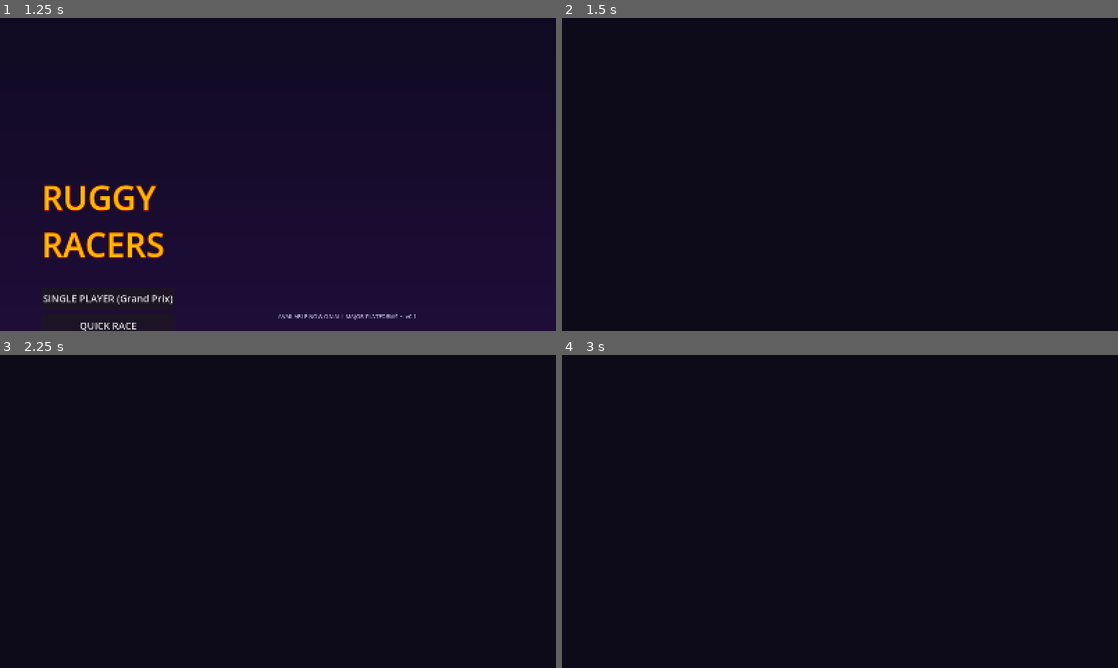
Above: before the commit, frames 1-4 (two rows, left to right).
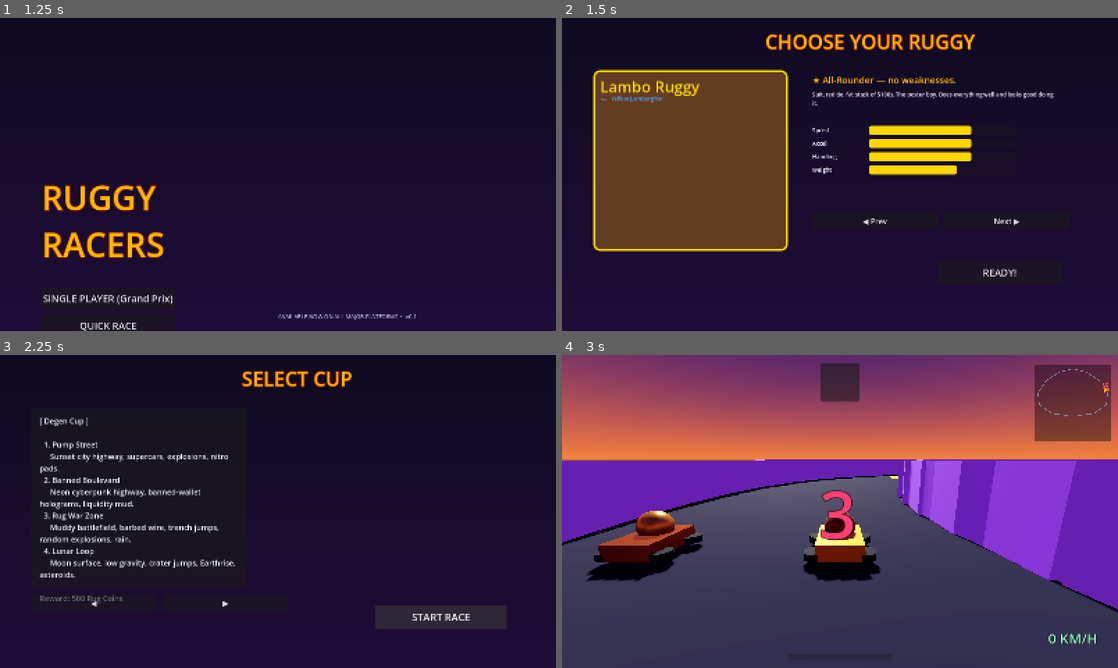
Above: after the commit, the same moments.

Repository: ehood34/Ruggy.Sol
Game: Godot game, scene res://scenes/ui/Boot.tscn
The game is run twice, just before and just after one commit, with the same random seed, the same clock (stepped at 60 frames per second) and the same inputs.
Inputs (mouse positions are in pixels of both pictures, inside the frame that each line leads up to):
- Up to frame 1 (1.25 s): tap Enter at 0.5 s; move the mouse to (400, 158) at 0.52 s
- Up to frame 2 (1.5 s): click "SINGLE PLAYER (Grand Prix)" at 1.25 s
- Up to frame 3 (2.25 s): click (439, 608) at 2 s, where only the run after the commit has a clickable "READY!"
- Up to frame 4 (3 s): click (1001, 617) at 2.75 s, where only the run after the commit has a clickable "START RACE"

Frame 1 is identical in both runs. In frame 2, 52% of the frame differs, in the area x 0-100%, y 4-100%; in frame 3, 29%; in frame 4, 98%, in the area x 0-100%, y 0-100%.
Error before the commit: Parse Error: Cannot infer the type of "rid" variable because the value doesn't have a set type. (res://scripts/ui/CharacterSelect.gd:123)

Commit message:
Fix Godot 4.3+ parse errors and the track build-order crash
Validated against Godot 4.3 headless (clean import + clean race/menu runs):

- GDScript strict typing: replaced ':=' inference with explicit types or
  plain '=' wherever the right-hand side is a Variant (dictionary/array
  indexing, .keys()[], untyped returns, max()->Variant). These were hard
  parse errors in 4.x and prevented every dependent script from loading.

- Track build-order crash (the actual runtime failure): TrackBuilder ran in
  its own _ready() and called get_parent().add_child(), which fails with
  'Parent node is busy setting up children' while the parent is initializing.
  Result was no ground/grid/checkpoints/waypoints, karts spawned at origin,
  and the AI divided by zero on an empty waypoint list. TrackBuilder now
  exposes build(parent) and RaceManager calls it from its own _ready(), where
  adding children to self is safe. AI also guards against empty waypoints.

- Ground-alignment basis was left-handed (improper), so Basis.slerp()'s
  internal Quaternion cast errored every frame. Rebuilt it as a proper
  right-handed orthonormal basis (X x Y = Z, -Z = forward).

Co-Authored-By: Claude Opus 4.8 <noreply@anthropic.com>
Claude-Session: https://claude.ai/code/session_01RJs6KtThFJ4tepBP167f9u

Diff:
--- a/RuggyRacers/scripts/kart/ItemSystem.gd
+++ b/RuggyRacers/scripts/kart/ItemSystem.gd
@@ -155,7 +155,7 @@
 # ---------------------------------------------------------------------------
 
 func _activate(id: String) -> void:
-	var rm := _race_manager()
+	var rm = _race_manager()
 	match id:
 		"hype_pump":
 			kart.apply_boost(9.0, 1.1)
@@ -206,7 +206,7 @@
 					rm.fire_shell(kart, i)
 
 func _spawn_behind(id: String) -> void:
-	var rm := _race_manager()
+	var rm = _race_manager()
 	var path: String = SPAWN_SCENES.get(id, "")
 	if rm and rm.has_method("spawn_hazard"):
 		rm.spawn_hazard(path, kart, id)
--- a/RuggyRacers/scripts/kart/KartController.gd
+++ b/RuggyRacers/scripts/kart/KartController.gd
@@ -406,7 +406,7 @@
 	if sparks and sparks is GPUParticles3D:
 		var tier := current_drift_tier()
 		sparks.emitting = is_drifting and tier > 0
-		var mat := sparks.process_material
+		var mat = sparks.process_material  # Variant (dynamic prop): plain '=' avoids := inference error
 		if mat and mat is ParticleProcessMaterial:
 			match tier:
 				1: mat.color = Color(0.3, 0.6, 1.0)   # blue
@@ -415,12 +415,21 @@
 				_: pass
 
 func _basis_aligned_to_normal(n: Vector3) -> Basis:
-	var fwd := -global_transform.basis.z
-	var right := n.cross(fwd).normalized()
-	if right.length() < 0.01:
-		right = global_transform.basis.x
-	var new_fwd := right.cross(n).normalized()
-	return Basis(right, n, -new_fwd).orthonormalized()
+	# Build a PROPER right-handed orthonormal basis aligned to ground normal `n`
+	# while preserving our facing. Godot basis columns are (X=right, Y=up,
+	# Z=back) with forward = -Z; a right-handed basis satisfies X x Y = Z.
+	# Constructing the columns from consistent cross products guarantees
+	# determinant +1, so Basis.slerp()'s internal Quaternion cast won't error.
+	var up := n.normalized()
+	var fwd := (-global_transform.basis.z)
+	# Flatten forward onto the surface so it's perpendicular to the normal.
+	fwd = (fwd - up * fwd.dot(up))
+	if fwd.length() < 0.01:
+		fwd = -global_transform.basis.z
+	fwd = fwd.normalized()
+	var right := fwd.cross(up).normalized()      # X
+	var back := right.cross(up).normalized()     # Z = X x Y (right-handed)
+	return Basis(right, up, back)
 
 # ---------------------------------------------------------------------------
 # External effects (called by ItemSystem, hazards, AI ramming)
--- a/RuggyRacers/scripts/race/AIController.gd
+++ b/RuggyRacers/scripts/race/AIController.gd
@@ -124,6 +124,8 @@
 	return absf(v1.normalized().angle_to(v2.normalized()))
 
 func _nearest_waypoint(pos: Vector3) -> int:
+	if waypoints.is_empty():
+		return 0
 	var best := 0
 	var best_d := INF
 	for i in waypoints.size():
--- a/RuggyRacers/scripts/race/RaceManager.gd
+++ b/RuggyRacers/scripts/race/RaceManager.gd
@@ -52,6 +52,11 @@
 	add_to_group("race_manager")
 	laps_required = GameManager.laps
 	is_speedrun = GameManager.mode == GameManager.GameMode.SPEEDRUN
+	# Procedural tracks build themselves here (adding to us, which is safe in our
+	# own _ready). Bespoke hand-built tracks simply have no TrackBuilder child.
+	var builder := get_node_or_null("TrackBuilder")
+	if builder and builder.has_method("build"):
+		builder.build(self)
 	_collect_track_nodes()
 	_spawn_field()
 	_start_countdown()
@@ -75,9 +80,9 @@
 	# Racing line for the AI.
 	var path := get_node_or_null("AIWaypoints")
 	if path is Path3D and path.curve:
-		var pts := path.curve.get_baked_points()
+		var pts: PackedVector3Array = path.curve.get_baked_points()
 		# Downsample so AI lookahead math stays cheap.
-		var step := max(1, int(pts.size() / 64.0))
+		var step: int = max(1, int(pts.size() / 64.0))
 		for i in range(0, pts.size(), step):
 			waypoints.append(path.to_global(pts[i]))
 	else:
@@ -112,7 +117,7 @@
 
 	for i in total:
 		var entry := {}
-		var spawn_xform := spawns[i].global_transform if i < spawns.size() \
+		var spawn_xform: Transform3D = spawns[i].global_transform if i < spawns.size() \
 			else Transform3D(Basis(), Vector3(0, 1, -i * 4.0))
 		var kart: KartController = kart_packed.instantiate()
 		var is_human := i < human_count
@@ -242,7 +247,7 @@
 
 func _on_checkpoint_passed(body: Node, cp) -> void:
 	# Find the racer entry for this kart body.
-	var entry := _entry_for_kart(body)
+	var entry = _entry_for_kart(body)
 	if entry == null or entry["finished"]:
 		return
 	var idx: int = cp.checkpoint_index
@@ -404,8 +409,8 @@
 	})
 
 func _finalize_speedrun(entry: Dictionary) -> void:
-	var total := entry["finish_time_ms"]
-	var best_lap := entry["best_lap_ms"]
+	var total: int = entry["finish_time_ms"]
+	var best_lap: int = entry["best_lap_ms"]
 	var medal := RacerDB.medal_for_time(GameManager.track_id, total)
 	var is_record := SaveManager.record_time_trial(GameManager.track_id, total, best_lap, medal)
 	if is_record:
@@ -448,7 +453,7 @@
 
 ## Lightning: slow/squash every kart currently ahead of `source`.
 func lightning_strike(source: KartController) -> void:
-	var src_entry := _entry_for_kart(source)
+	var src_entry = _entry_for_kart(source)
 	if src_entry == null:
 		return
 	for e in racers:
@@ -480,7 +485,7 @@
 	return null
 
 func _nearest_ahead(source: KartController) -> KartController:
-	var src_entry := _entry_for_kart(source)
+	var src_entry = _entry_for_kart(source)
 	if src_entry == null:
 		return null
 	var best: KartController = null
--- a/RuggyRacers/scripts/race/props/Hazard.gd
+++ b/RuggyRacers/scripts/race/props/Hazard.gd
@@ -44,7 +44,7 @@
 	# Spin out every kart within the blast radius.
 	for k in get_tree().get_nodes_in_group("karts"):
 		if k is KartController and k.global_position.distance_to(global_position) <= blast_radius:
-			var dir := (k.global_position - global_position).normalized()
+			var dir = (k.global_position - global_position).normalized()
 			(k as KartController).spinout()
 			(k as KartController).apply_knockback(dir, 12.0)
 	# TODO: spawn explosion particles + camera shake here when FX scene exists.
--- a/RuggyRacers/scripts/tracks/TrackBuilder.gd
+++ b/RuggyRacers/scripts/tracks/TrackBuilder.gd
@@ -27,8 +27,13 @@
 
 var _parent: Node
 
-func _ready() -> void:
-	_parent = get_parent()
+## Build the whole track as children of `parent`. This is called explicitly by
+## RaceManager from inside RaceManager._ready() — NOT from this node's own
+## _ready(). A child cannot add_child() to its parent while the parent is still
+## being set up ("Parent node is busy setting up children"), so the build must
+## be driven by the parent adding to itself.
+func build(parent: Node) -> void:
+	_parent = parent
 	_build_ground()
 	_build_walls()
 	_build_checkpoints()
@@ -177,7 +182,7 @@
 
 	# Item box rows at three points around the loop.
 	for frac in [0.25, 0.55, 0.85]:
-		var t := TAU * frac
+		var t := TAU * float(frac)
 		var c := _point(t)
 		var fwd := _tangent(t)
 		var side := Vector3.UP.cross(fwd).normalized()
@@ -185,11 +190,11 @@
 			if item_scene:
 				var box: Node3D = item_scene.instantiate()
 				_parent.add_child(box)
-				box.global_position = c + side * (lane * 4.0) + Vector3.UP * 0.5
+				box.global_position = c + side * (float(lane) * 4.0) + Vector3.UP * 0.5
 
 	# Boost pads on the long straights.
 	for frac2 in [0.1, 0.4, 0.7]:
-		var t2 := TAU * frac2
+		var t2 := TAU * float(frac2)
 		if boost_scene:
 			var pad: Node3D = boost_scene.instantiate()
 			_parent.add_child(pad)
@@ -201,7 +206,7 @@
 
 	# A couple of jump ramps for big air + mid-air control practice.
 	for frac3 in [0.5, 0.95]:
-		_add_ramp(TAU * frac3)
+		_add_ramp(TAU * float(frac3))
 
 func _add_ramp(t: float) -> void:
 	var c := _point(t)
--- a/RuggyRacers/scripts/ui/CharacterSelect.gd
+++ b/RuggyRacers/scripts/ui/CharacterSelect.gd
@@ -120,7 +120,7 @@
 	_refresh()
 
 func _refresh() -> void:
-	var rid := RacerDB.RACER_ORDER[_index]
+	var rid: String = RacerDB.RACER_ORDER[_index]
 	var r := RacerDB.get_racer(rid)
 	var unlocked := SaveManager.is_racer_unlocked(rid)
 
@@ -156,7 +156,7 @@
 		_confirm()
 
 func _confirm() -> void:
-	var rid := RacerDB.RACER_ORDER[_index]
+	var rid: String = RacerDB.RACER_ORDER[_index]
 	if not SaveManager.is_racer_unlocked(rid):
 		AudioManager.play_sfx("ui_back")
 		return
--- a/RuggyRacers/scripts/ui/RaceHUD.gd
+++ b/RuggyRacers/scripts/ui/RaceHUD.gd
@@ -186,7 +186,7 @@
 		minz = min(minz, p.z); maxz = max(maxz, p.z)
 	var w := maxx - minx + 0.001
 	var h := maxz - minz + 0.001
-	var scale := 200.0 / max(w, h)
+	var scale := 200.0 / maxf(w, h)
 	var off := Vector2(10, 10)
 	# Track outline.
 	var prev := Vector2.ZERO
--- a/RuggyRacers/scripts/ui/TrackSelect.gd
+++ b/RuggyRacers/scripts/ui/TrackSelect.gd
@@ -98,14 +98,14 @@
 	else:
 		# Only cycle through unlocked tracks.
 		var unlocked := _unlocked_tracks()
-		var cur := unlocked[_track_index % unlocked.size()]
+		var cur = unlocked[_track_index % unlocked.size()]
 		var pos := unlocked.find(cur)
 		_track_index = wrapi(pos + dir, 0, unlocked.size())
 	_refresh()
 
 func _refresh() -> void:
 	if _mode in ["grand_prix", "tournament"]:
-		var cup_id := RacerDB.CUPS.keys()[_cup_index]
+		var cup_id = RacerDB.CUPS.keys()[_cup_index]
 		var cup := RacerDB.get_cup(cup_id)
 		var lines := "[ %s ]\n\n" % cup["name"]
 		for i in cup["tracks"].size():
@@ -115,13 +115,13 @@
 		_info_label.text = lines
 	else:
 		var unlocked := _unlocked_tracks()
-		var tid := unlocked[_track_index % unlocked.size()]
+		var tid = unlocked[_track_index % unlocked.size()]
 		var t := RacerDB.get_track(tid)
 		var best := SaveManager.get_time_trial(tid)
 		var lines := "[ %s ]\n\n%s\n\nBoost: %s pads\nHazards: %s\n" % [
 			t["name"], t["theme"], t["boost_label"], ", ".join(t["hazards"])]
 		if _mode == "speedrun":
-			var tg := t["targets"]
+			var tg = t["targets"]
 			lines += "\n— Target Times —\n🥇 %s   🥈 %s   🥉 %s\n" % [
 				_fmt(tg["gold"]), _fmt(tg["silver"]), _fmt(tg["bronze"])]
 			if best.has("best_total_ms"):
@@ -138,17 +138,17 @@
 	var racer: String = GameManager.player_racers[0]
 	match _mode:
 		"speedrun":
-			var tid := _unlocked_tracks()[_track_index % _unlocked_tracks().size()]
+			var tid = _unlocked_tracks()[_track_index % _unlocked_tracks().size()]
 			GameManager.configure_speedrun(tid, racer, _practice, _use_ghost)
 		"grand_prix":
-			var cup_id := RacerDB.CUPS.keys()[_cup_index]
+			var cup_id = RacerDB.CUPS.keys()[_cup_index]
 			GameManager.start_grand_prix(cup_id, racer, _difficulty)
 		"tournament":
-			var cup_id2 := RacerDB.CUPS.keys()[_cup_index]
+			var cup_id2 = RacerDB.CUPS.keys()[_cup_index]
 			GameManager.start_grand_prix(cup_id2, racer, _difficulty) # tournament reuses GP flow
 			GameManager.mode = GameManager.GameMode.TOURNAMENT
 		_:
-			var tid2 := _unlocked_tracks()[_track_index % _unlocked_tracks().size()]
+			var tid2 = _unlocked_tracks()[_track_index % _unlocked_tracks().size()]
 			GameManager.configure_quick_race(tid2, racer, _ai_count, _laps, _difficulty)
 	GameManager.start_race()
 
Not shown, added: RuggyRacers/icon.svg.import
